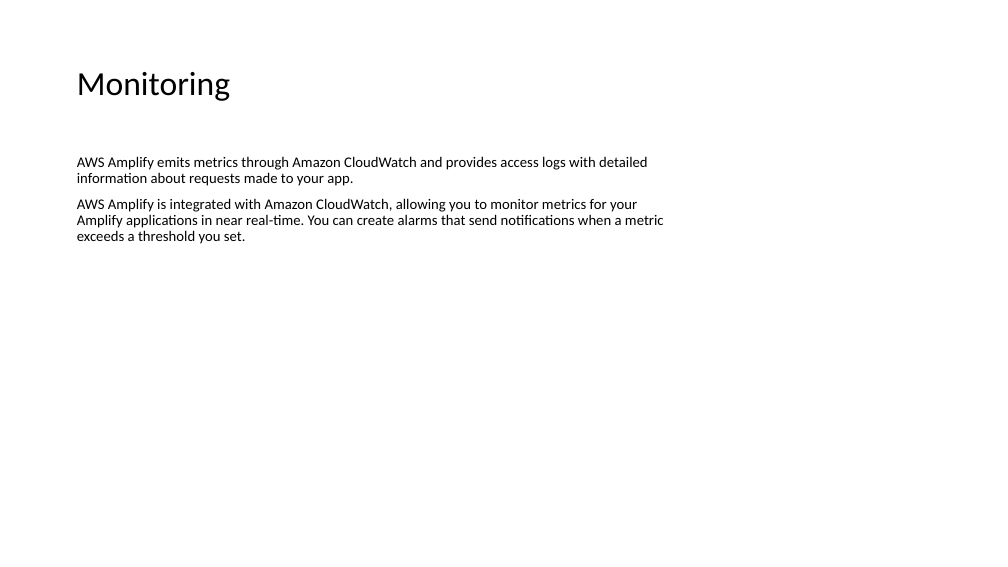
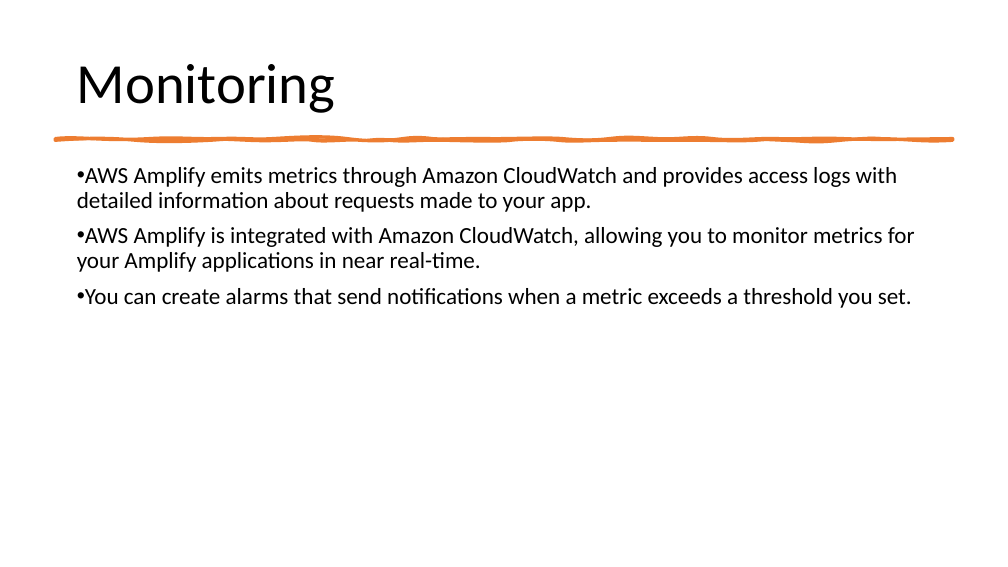
Before and after one commit to IlyaChakun/aws-iba-courses, a slide deck: slide 7 of lecture-materials/DeveloperTools/amplify/aws_amplify.pptx. Drawn at 1008x567 pixels with LibreOffice and Linux fonts; fonts in the diff are those of the drawing. Boxes give left, top, right and bottom in pixels: in the first picture for what was removed or moved away, otherwise in the second. Text is boxed around its words. In the diff, an @@ line names an element or a change of style, - is before the commit and + after.

```diff
--- a/lecture-materials/DeveloperTools/amplify/aws_amplify.pptx
+++ b/lecture-materials/DeveloperTools/amplify/aws_amplify.pptx
@@ title "Monitoring" at <box>77,64,335,113</box>: size 32 to 54 pt @@
@@ freeform shape added at <box>55,138,953,140</box>, fill #ED7D31, outline #ED7D31 3.25 pt @@
@@ text "AWS Amplify emits metrics through ...": place and size @@
-text "AWS Amplify emits metrics through ..." at <box>77,156,664,244</box>
+text "AWS Amplify emits metrics through ..." at <box>77,167,915,308</box>
@@ text at <box>77,167,898,212</box>: size 14 to 22 pt in "AWS Amplify emits metrics through Amazon CloudWatch ..."; bullet none to • @@
@@ text at <box>77,227,915,308</box>: text changed; size 14 to 22 pt @@
-AWS Amplify is integrated with Amazon CloudWatch, allowing you to monitor metrics for your Amplify applications in near real-time. You can create alarms that send notifications when a metric exceeds a threshold you set.
+• AWS Amplify is integrated with Amazon CloudWatch, allowing you to monitor metrics for your Amplify applications in near real-time.
+• You can create alarms that send notifications when a metric exceeds a threshold you set.
```
Also in this commit, not shown: 8 other slides changed, 11 other files.
